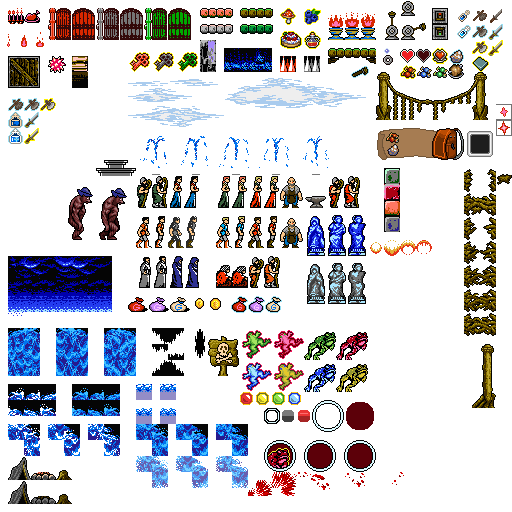
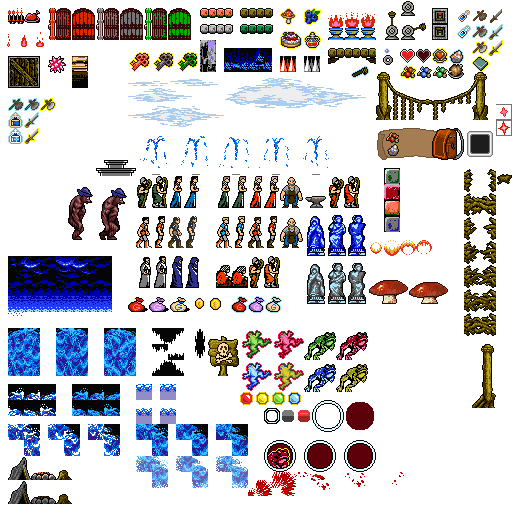
Comparing the layer stacks of the two 512px x 512px images. Changes:
added layer "Layer 94" above "Layer 95" over box(409, 282, 448, 298)
added layer "Layer 95" above "Layer 93" over box(421, 296, 438, 304)
added layer "Layer 93" above "Main" over box(369, 280, 408, 304)
